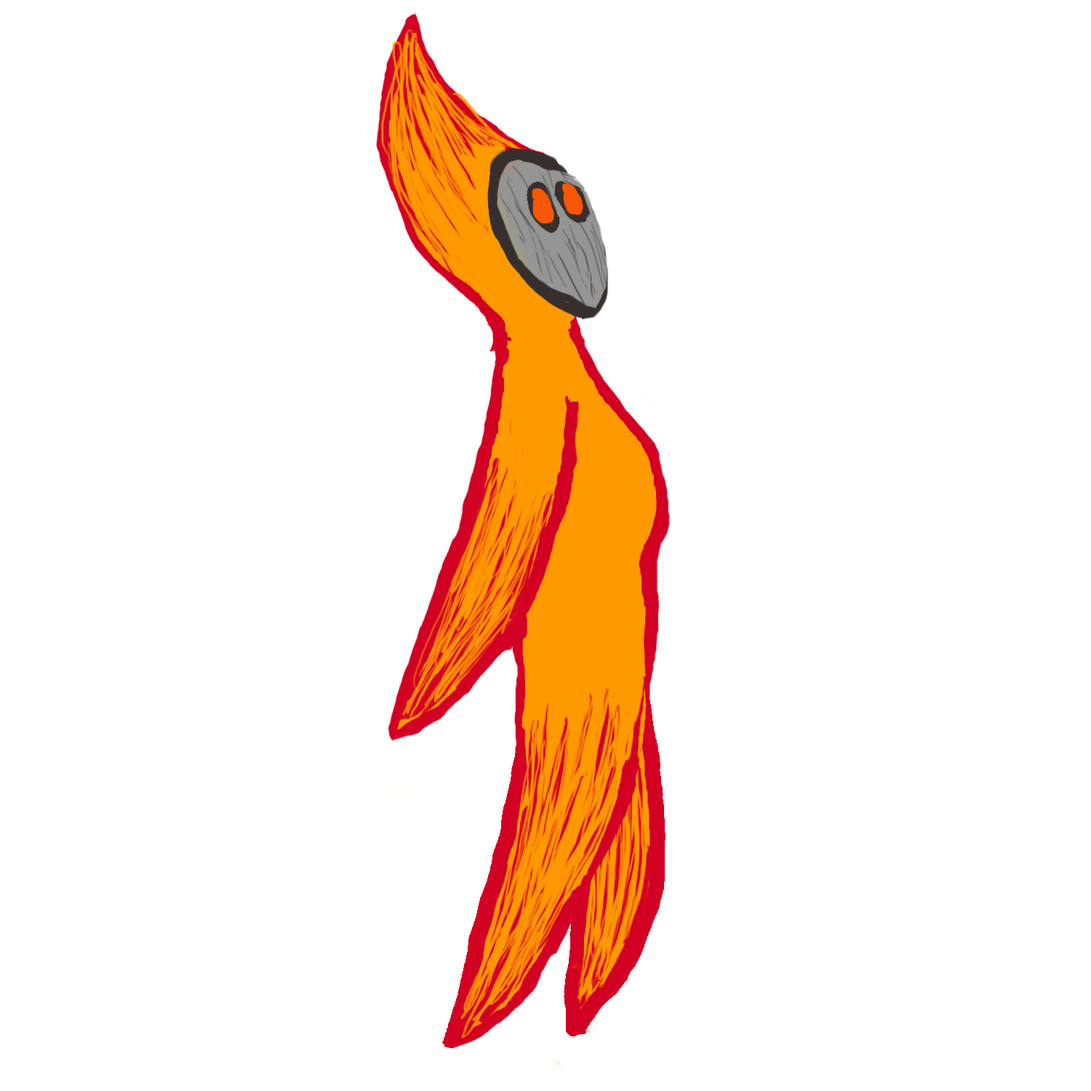
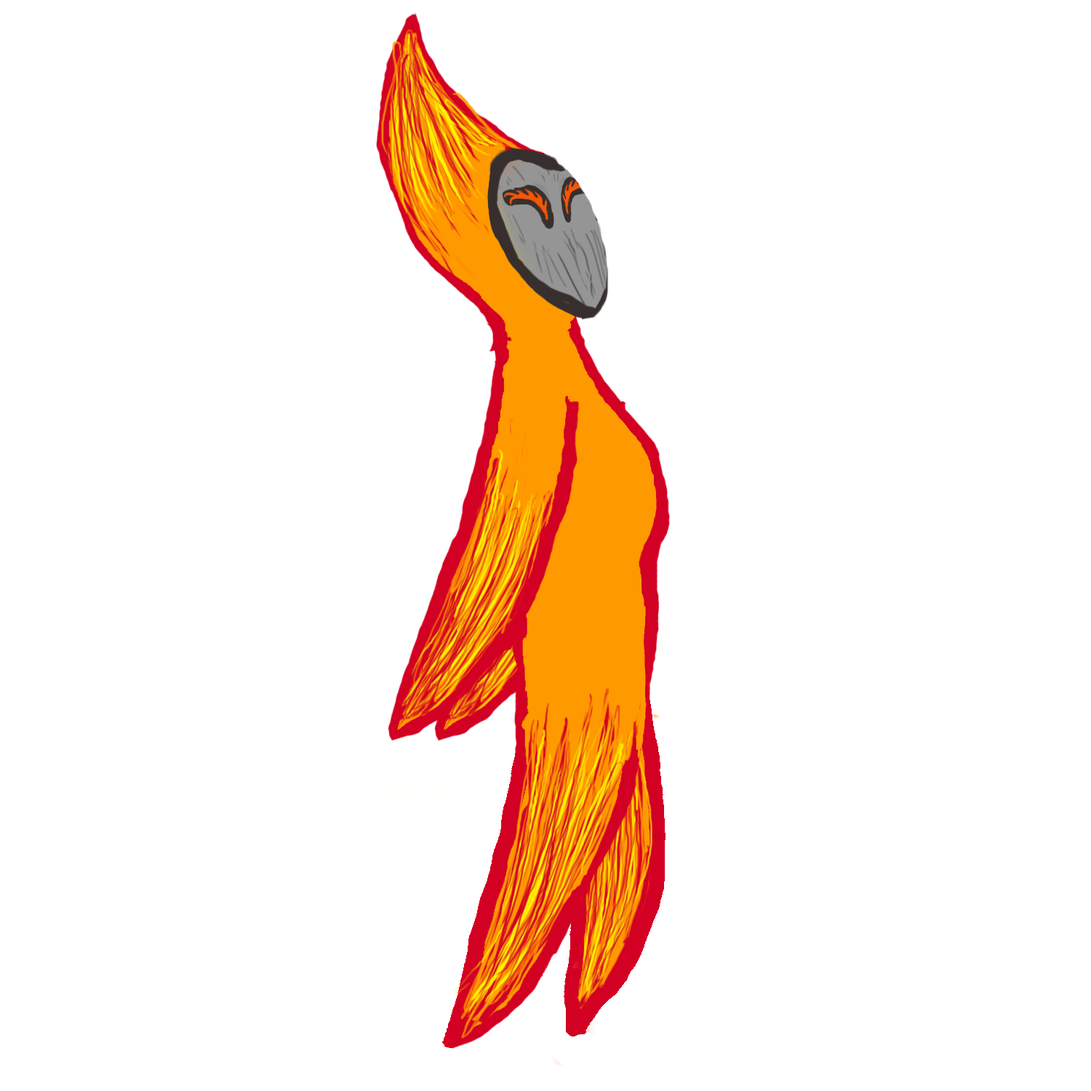
Two versions of the same layered image (w=1091, h=1091). Layer-by-layer changes:
painted on "Front Leg" over box(454, 617, 648, 1032)
painted on "Head" over box(390, 32, 599, 251)
painted on "Front ARM" over box(398, 448, 545, 730)
added layer "Back Arm" above "Back Leg" over box(426, 401, 660, 806)
painted on "Back Leg" over box(567, 711, 653, 1004)
